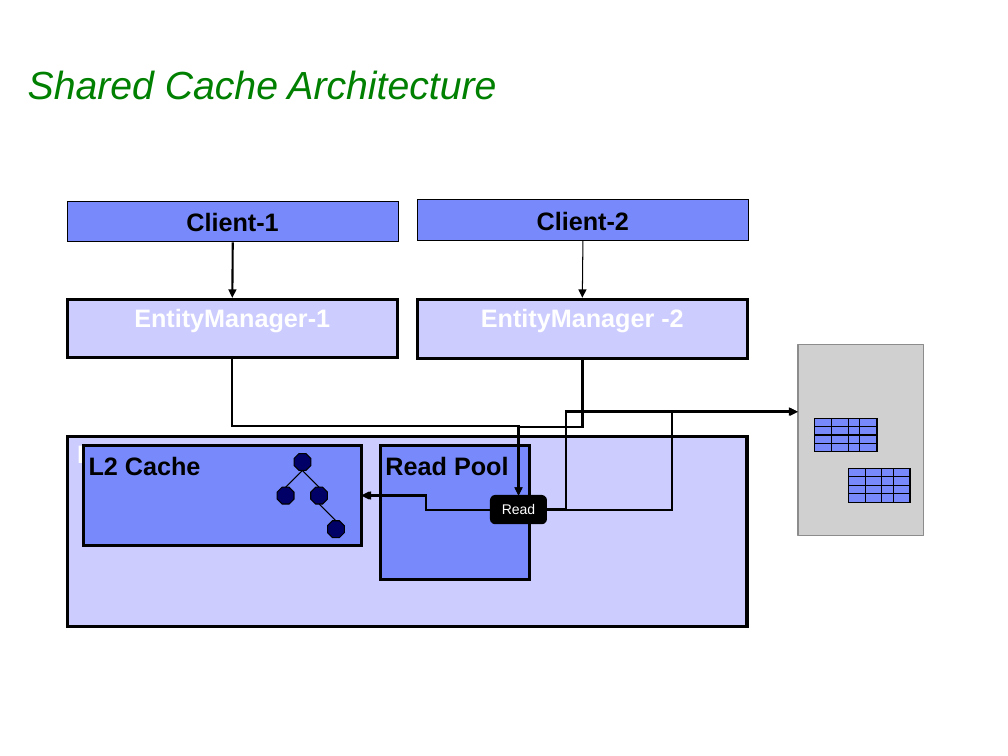
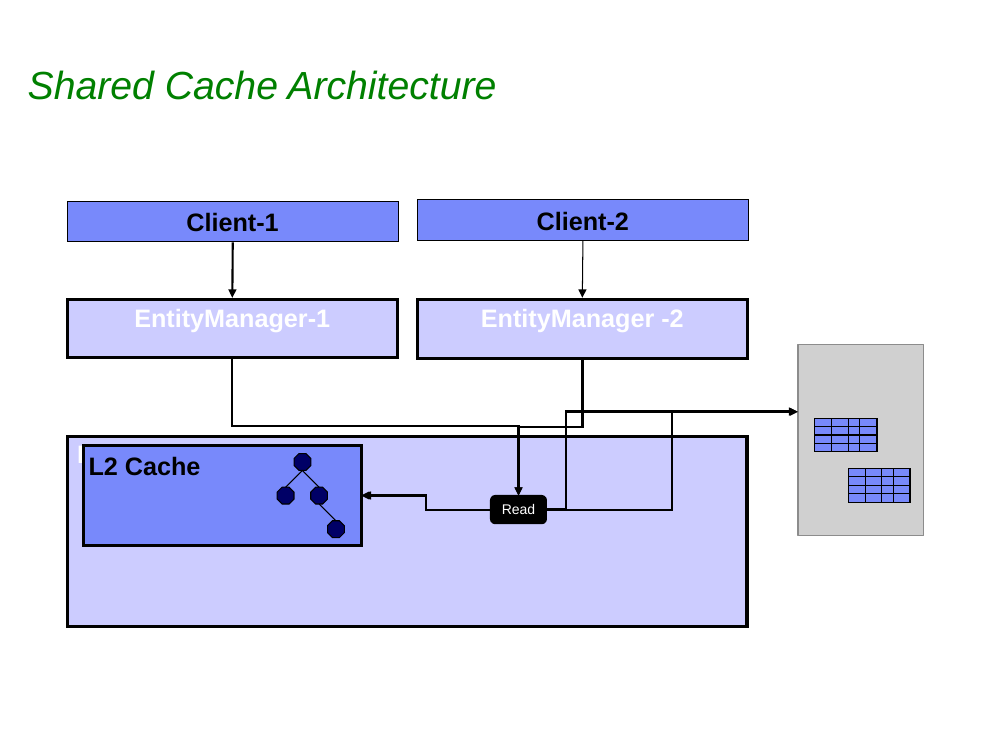
Before and after one commit to sabineheider/incubator, a slide deck: slide 4 of summit-2010/EclipseLink_Intro_Cache.ppt. Drawn at 1008x756 pixels with LibreOffice and Linux fonts; fonts in the diff are those of the drawing; grey boxes stand for pictures; background and template pictures are left out. Boxes give left, top, right and bottom in pixels: in the first picture for what was removed or moved away, otherwise in the second. Text is boxed around its words. In the diff, an @@ line names an element or a change of style, - is before the commit and + after.

```diff
--- a/summit-2010/EclipseLink_Intro_Cache.ppt
+++ b/summit-2010/EclipseLink_Intro_Cache.ppt
@@ rectangle removed at <box>380,446,529,580</box> @@
-Read Pool
```
Also in this commit, not shown: 7 other slides changed, 1 slide added, 1 other file.
